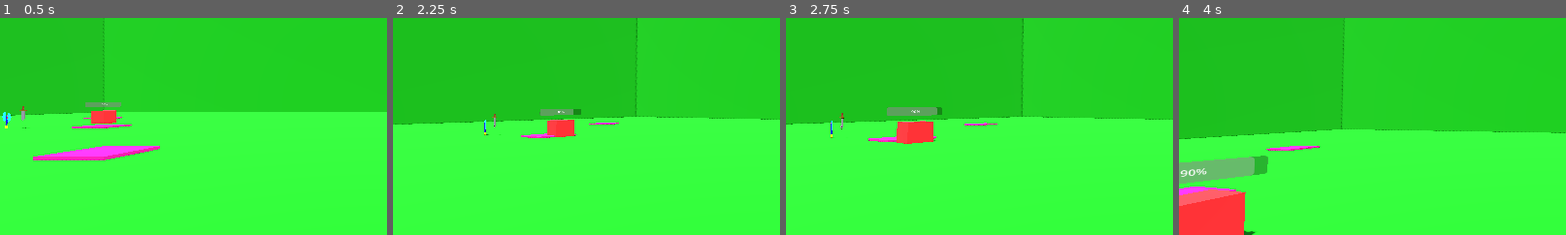
Above: before the commit, frames 1-4 (left to right).
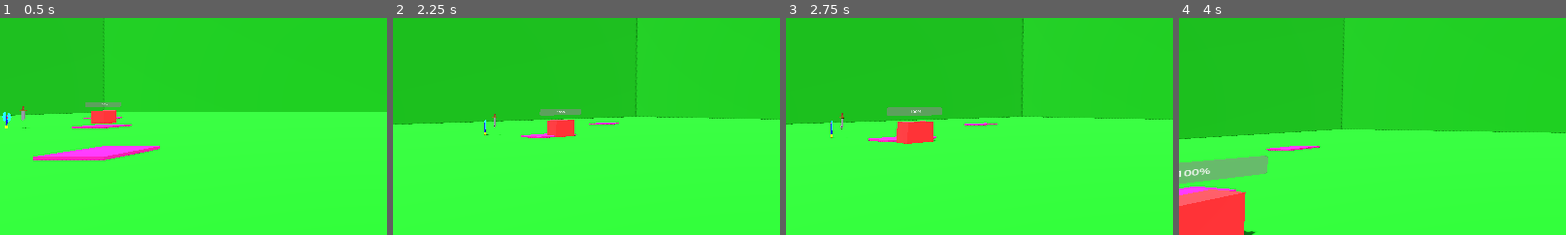
Above: after the commit, the same moments.

Repository: MrDragonMister/Raid_And_Rescue
Game: Godot game, scene res://scenes/world.tscn
Two runs of this game, one before a commit and one after it. Both use one fixed random seed, a clock stepped at 60 frames per second and the inputs below.
Inputs (mouse positions are % of the whole screen's width and height, from its top left):
- Up to frame 1 (0.5 s): no input
- Up to frame 2 (2.25 s): move the mouse to (49, 52) at 0.52 s; hold W (move_forwards) from 0.53 s (still down); click (49, 52) at 0.6 s; tap Space (jump) at 0.77, 1.52 s; right-click (49, 52) at 0.8 s; move the mouse to (57, 51) at 1.27 s; right-click (57, 51) at 1.35 s; click (57, 51) at 1.55 s; move the mouse to (42, 49) at 2.02 s; click (42, 49) at 2.1 s
- Up to frame 3 (2.75 s): keep holding W (move_forwards); right-click (42, 49) at 2.3 s
- Up to frame 4 (4 s): move the mouse to (51, 50) at 2.77 s; release W (move_forwards) at 2.78 s; hold A (move_left) 2.78-3.53 s; tap Shift (crouch) at 2.85 s; tap Space (jump) at 3.02, 3.77 s; click (51, 50) at 3.05 s; move the mouse to (46, 48) at 3.52 s; hold W (move_forwards) from 3.53 s (still down); right-click (46, 48) at 3.6 s
The pictures show only the part of the screen within x 0-50%, y 31-80%; the shares and areas given below are measured in that part.

Frame 1 is identical in both runs. In frame 2, less than 0.1% of the frame differs, in the area x 37-49%, y 41-45%; in frame 3, less than 0.1%; in frame 4, 0.5%, in the area x 0-24%, y 63-74%.
Error before the commit: Invalid access to property or key 'global_transform' on a base object of type 'null instance'. (res://scripts/enemy.gd:35)

Commit message:
basic combat

Diff:
--- a/scripts/enemy.gd
+++ b/scripts/enemy.gd
@@ -18,27 +18,14 @@
 		# Rotate the Sprite3D to face the camera's position
 		enemy_health_display.look_at(camera.global_transform.origin, Vector3.UP)
 
-	if Input.is_action_just_pressed("attack"):
-		if health > health_bar.min_value:
-			for n in 10:
-				health -= 1
-				health_bar.value = health
-				await get_tree().create_timer(0.01).timeout
-	if Input.is_action_just_pressed("interact"):
-		if health < health_bar.max_value:
-			for n in 10:
-				health += 1
-				health_bar.value = health
-				await get_tree().create_timer(0.01).timeout
-
-	var player = get_node("../Player")
+	var player = $"../../Player"
 	var player_position = player.global_transform.origin
 	var enemy_position = global_transform.origin
-	var playerdir_to_enemy = player.direction_to(enemy)
+	var playerdir_to_enemy = player_position.direction_to(enemy_position)
 	var playerinput_dir: Vector2 = Input.get_vector("move_left", "move_right", "move_forwards", "move_backwards")
 	var playerdir: Vector3 = (player.transform.basis * Vector3(playerinput_dir.x, 0, playerinput_dir.y)).normalized()
 	if Input.is_action_just_pressed("attack"):
-		if enemy_position.distance_to(player_position) <= 3:
+		if enemy_position.distance_to(player_position) <= 5:
 			if playerdir_to_enemy.dot(playerdir):
 				for n in 10:
 					health = max(health - 1, health_bar.min_value)
